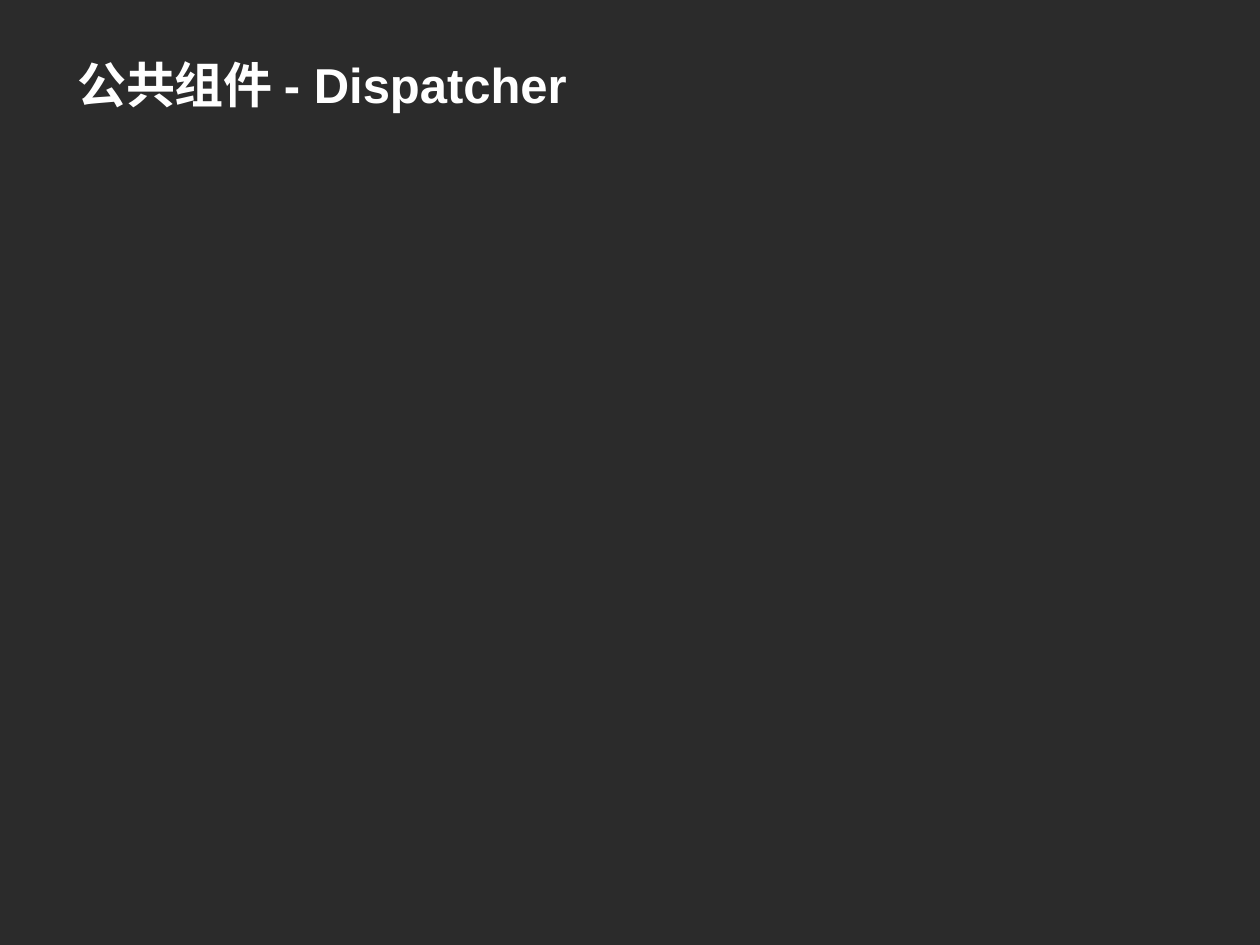
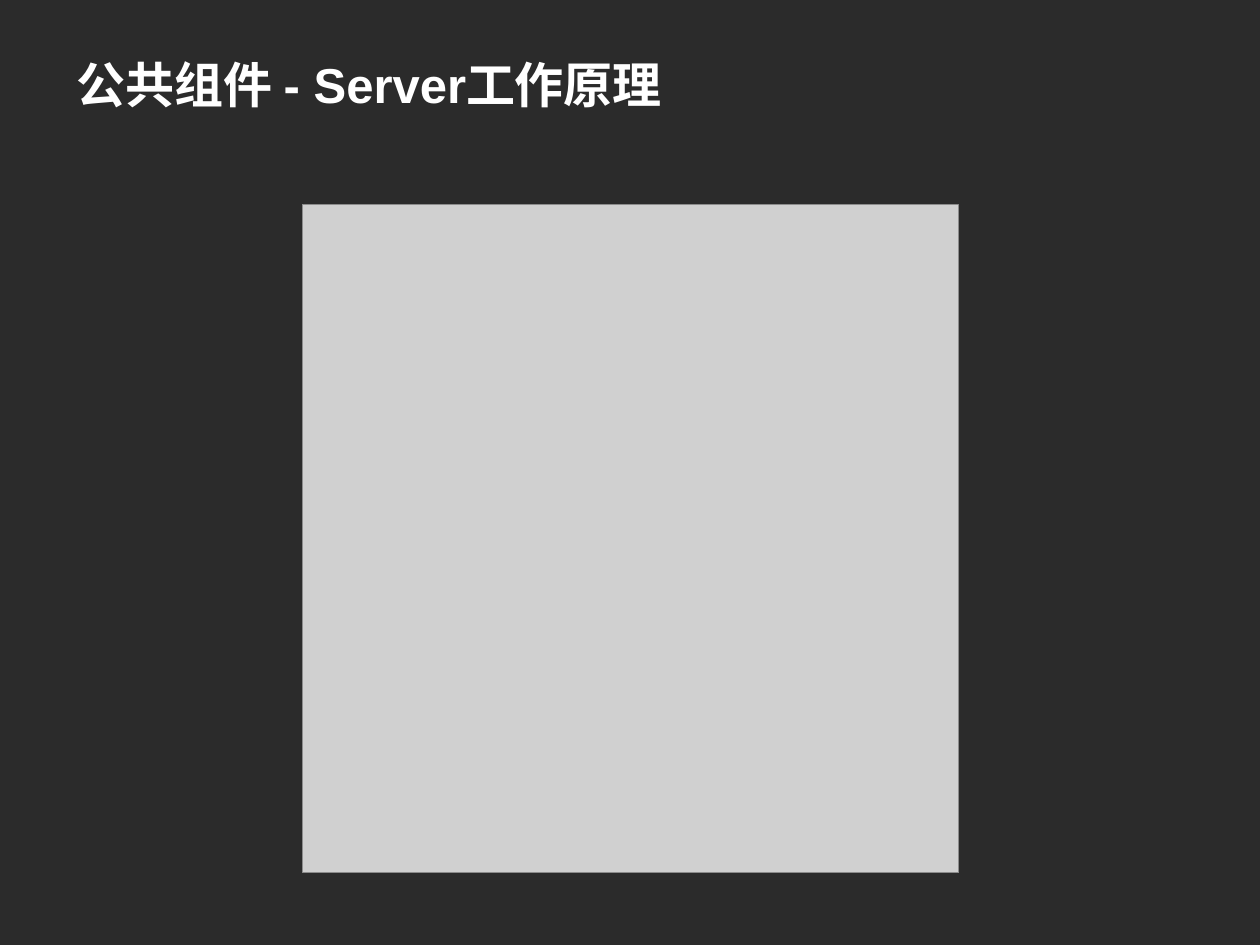
Before and after one commit to machicao2013/mooon, a slide deck: slide 11 of distributed_platform/docs/mooon.ppt (slide 10 before the commit). Drawn at 1260x945 pixels with LibreOffice and Linux fonts; fonts in the diff are those of the drawing; grey boxes stand for pictures; background and template pictures are left out; a plain dark background stands for a picture behind light text. Boxes give left, top, right and bottom in pixels: in the first picture for what was removed or moved away, otherwise in the second. Text is boxed around its words. In the diff, an @@ line names an element or a change of style, - is before the commit and + after.

```diff
--- a/distributed_platform/docs/mooon.ppt
+++ b/distributed_platform/docs/mooon.ppt
@@ title at [77, 61, 662, 108]: text changed @@
-公共组件 - Dispatcher
+公共组件 - Server工作原理
@@ picture added at [302, 205, 959, 873] @@
```
Also in this commit, not shown: 8 other slides changed, 10 slides added, 2 slides removed, 1 other file.
